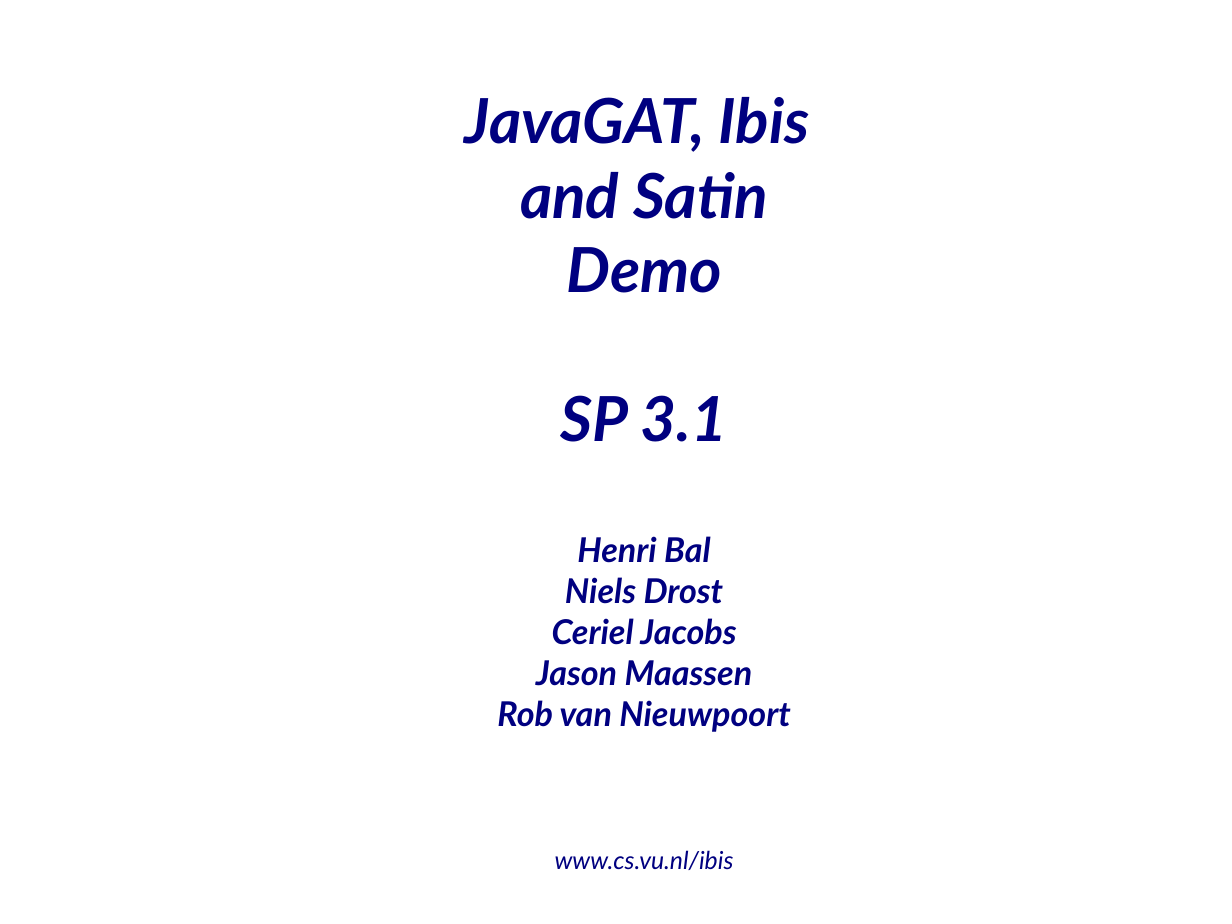
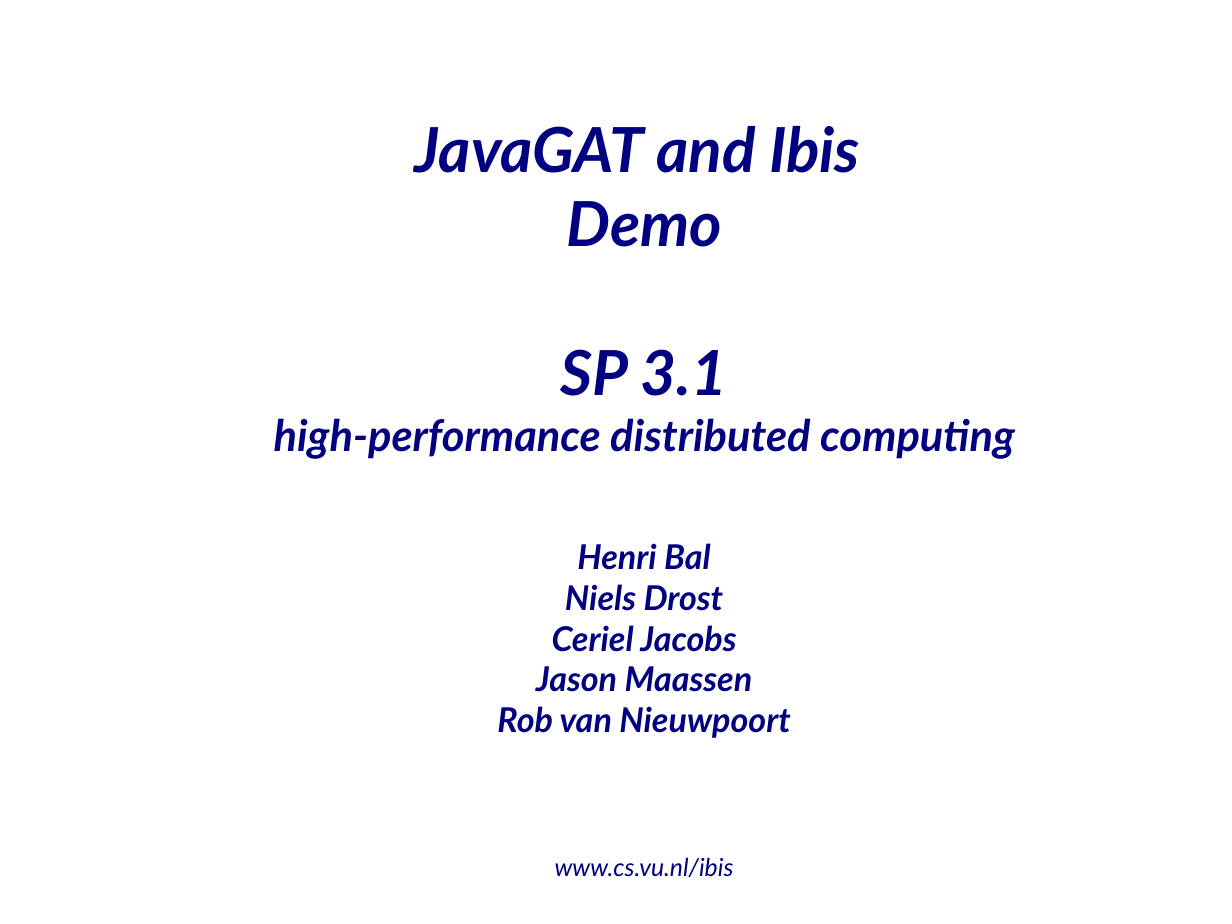
Before and after one commit to JungleComputing/barnes-demo, a slide deck: slide 1 of presentation.odp. Drawn at 1232x924 pixels with LibreOffice and Linux fonts; fonts in the diff are those of the drawing; background and template pictures are left out. Boxes give left, top, right and bottom in pixels: in the first picture for what was removed or moved away, otherwise in the second. Text is boxed around its words. In the diff, an @@ line names an element or a change of style, - is before the commit and + after.

Commit message:
final version of presentation

```diff
--- a/presentation.odp
+++ b/presentation.odp
@@ title at [274,126,1015,877]: text changed @@
-JavaGAT, Ibis
-and Satin
-Demo
-SP 3.1
-Henri Bal
-Niels Drost
-Ceriel Jacobs
-Jason Maassen
-Rob van Nieuwpoort
-www.cs.vu.nl/ibis
+JavaGAT and Ibis
+Demo
+SP 3.1
+high-performance distributed computing
+Henri Bal
+Niels Drost
+Ceriel Jacobs
+Jason Maassen
+Rob van Nieuwpoort
+www.cs.vu.nl/ibis
```
Also in this commit, not shown: 1 other slide changed.
